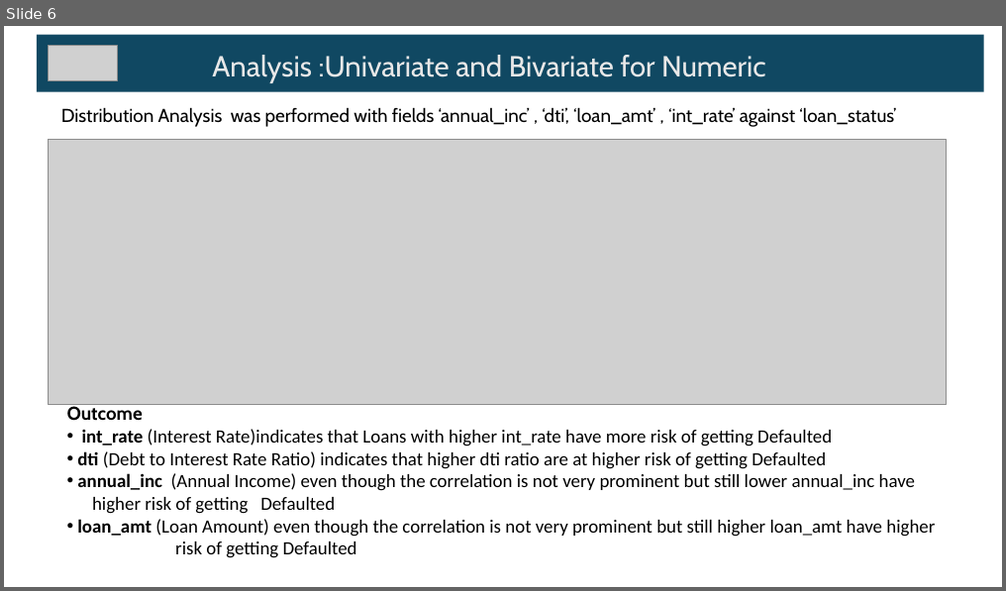
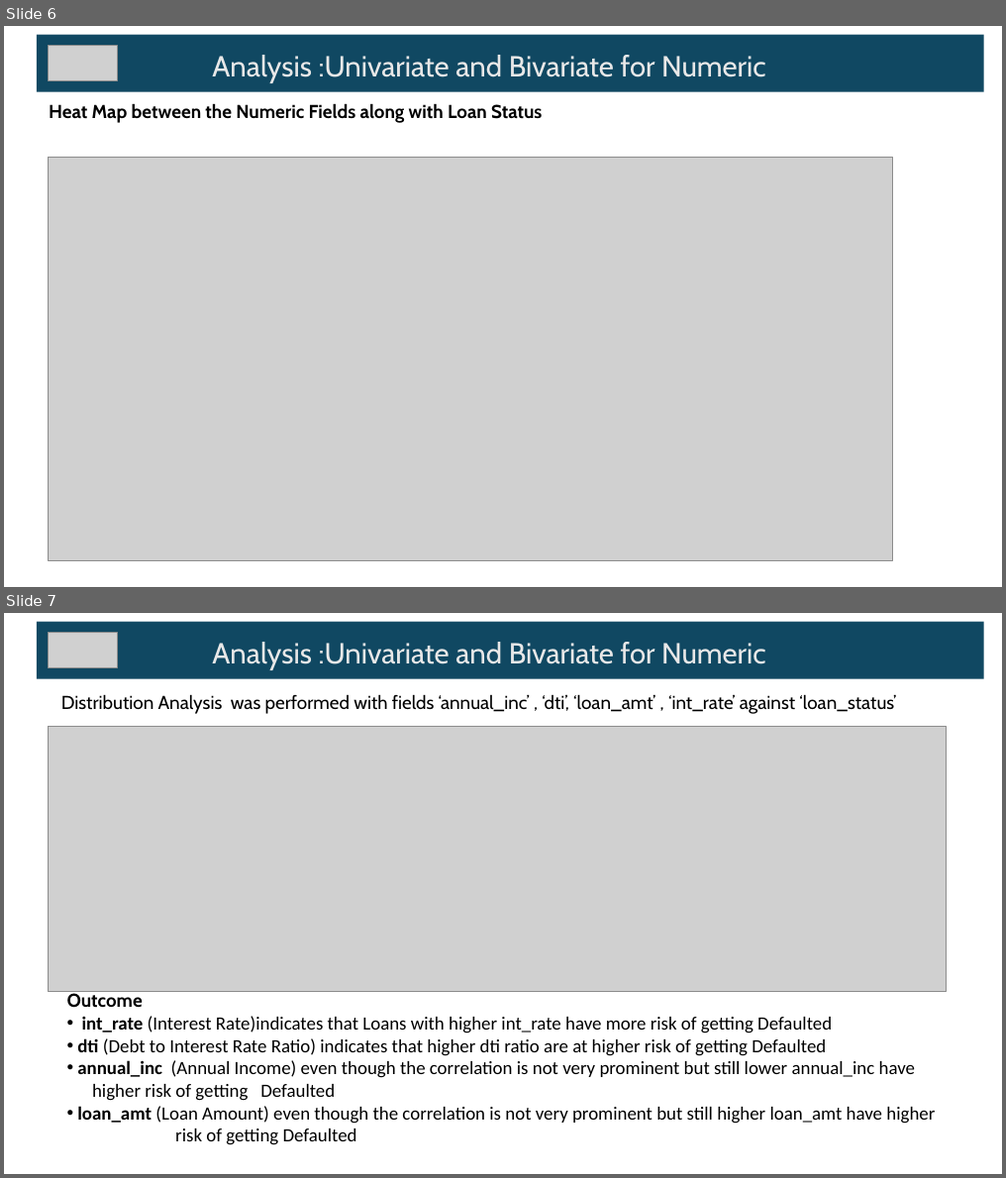
Before and after one commit to pradeephm31/LendingClubCaseStudy, a slide deck: LendingClubCaseStudy.pptx. Shown one above the other, each under a label of ours: slide 6 before the commit, slides 6 and 7 after it. The pictures are 1006x591 and 1006x1178 pixels, drawn with LibreOffice and Linux fonts; fonts in the diff are those of the drawing; grey boxes stand for pictures. Boxes give left, top, right and bottom in pixels: in the first picture for what was removed or moved away, otherwise in the second. Text is boxed around its words. In the diff, an @@ line names an element or a change of style, - is before the commit and + after.

Commit message:
Added Heat Map as part of the presentation

```diff
--- a/LendingClubCaseStudy.pptx
+++ b/LendingClubCaseStudy.pptx
@@ slide 6 added at box(4, 26, 1002, 587), background #FFFFFF @@
@@ title added at box(37, 34, 985, 92), fill #104862, 28 pt, text #E8E8E8 @@
+Analysis :Univariate and Bivariate for Numeric
@@ picture added at box(49, 46, 117, 80) @@
@@ text added at box(49, 103, 542, 123), 18 pt, text #000000, bold @@
+Heat Map between the Numeric Fields along with Loan Status
@@ picture added at box(49, 157, 893, 561) @@
@@ what was slide 6 is now slide 7 @@
```
Also in this commit, not shown: 1 other file.
